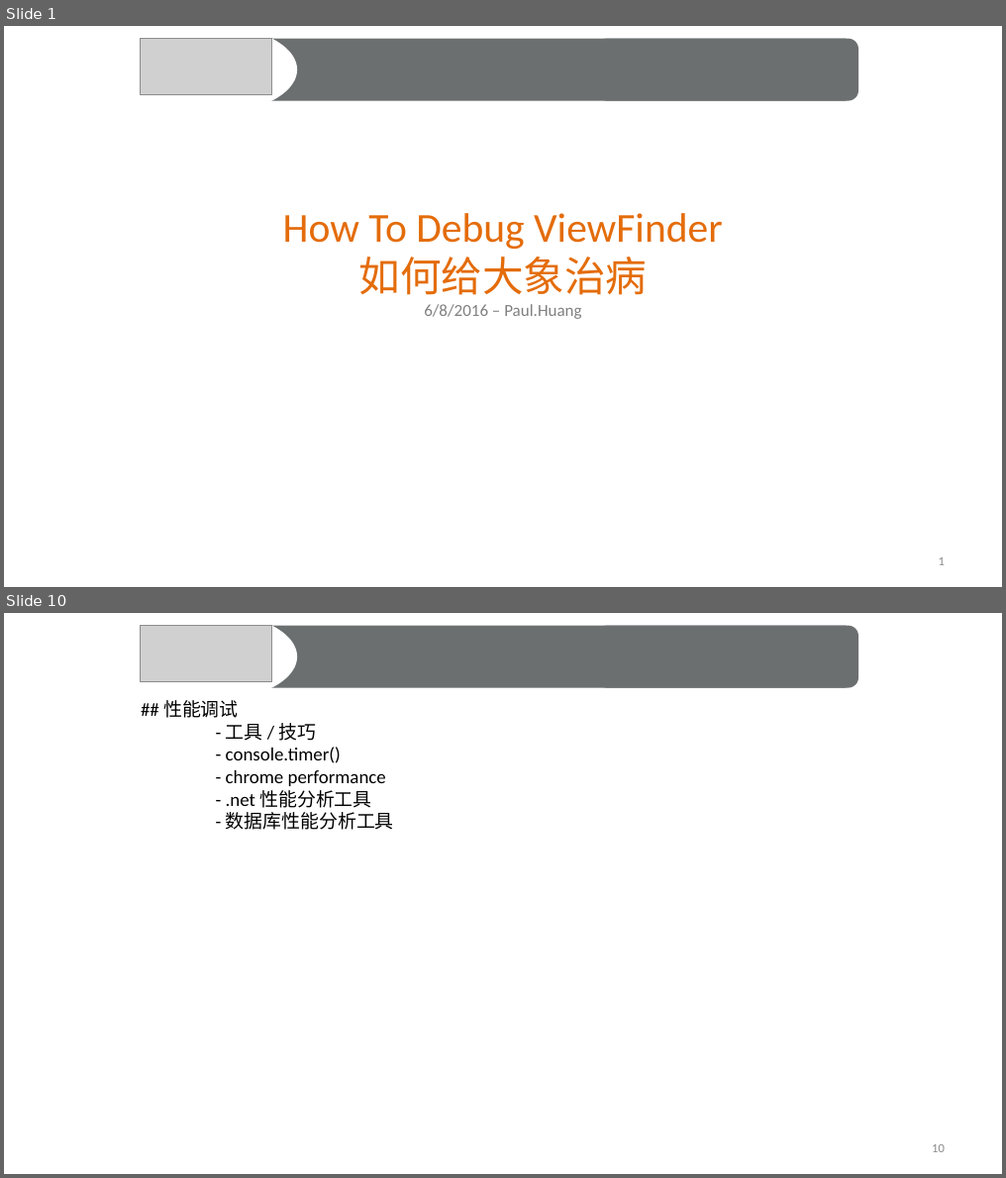
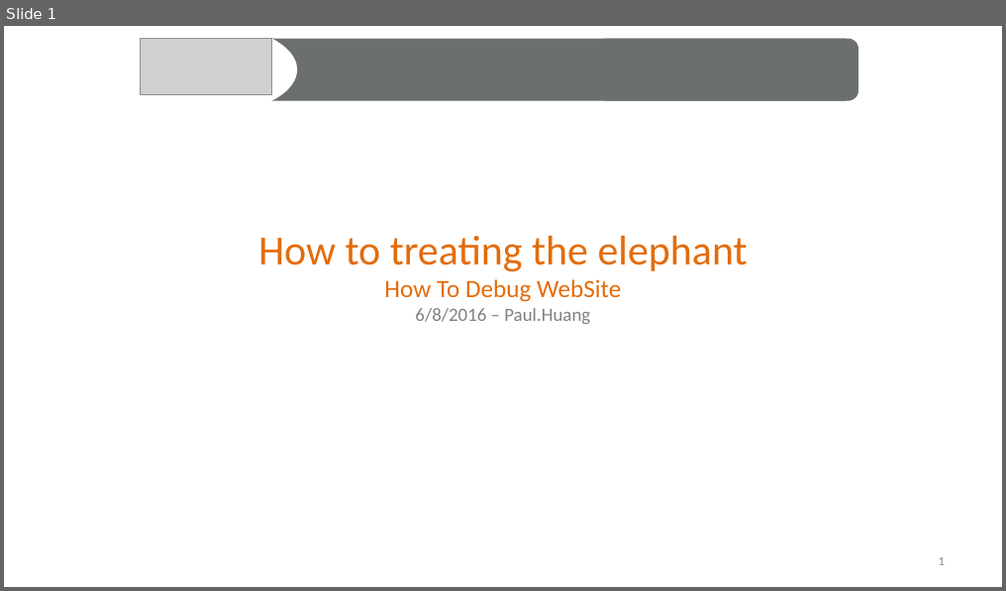
Before and after one commit to rainbow494/blog.zuoshachi.com, a slide deck: examples/how-to-debug-website/how-to-debug-viewfinder.pptx. Shown one above the other, each under a label of ours: slides 1 and 10 before the commit, slide 1 after it; the slides between them are not shown. The pictures are 1006x1178 and 1006x591 pixels, drawn with LibreOffice and Linux fonts; fonts in the diff are those of the drawing; grey boxes stand for pictures. Boxes give left, top, right and bottom in pixels: in the first picture for what was removed or moved away, otherwise in the second. Text is boxed around its words. In the diff, an @@ line names an element or a change of style, - is before the commit and + after.

```diff
--- a/examples/how-to-debug-website/how-to-debug-viewfinder.pptx
+++ b/examples/how-to-debug-website/how-to-debug-viewfinder.pptx
@@ slide 10 removed at [4,613,1002,1174], background #FFFFFF @@
@@ ellipse removed at [129,613,297,700] @@
@@ picture removed at [141,626,272,682] @@
@@ rectangle removed at [197,626,846,688] @@
@@ rounded rectangle removed at [597,626,859,688] @@
@@ text removed at [163,700,394,830] @@
-## 性能调试
-- 工具 / 技巧
-- console.timer()
-- chrome performance
-- .net 性能分析工具
-- 数据库性能分析工具
@@ page number removed at [932,1145,944,1153] @@
-10
@@ slide 1 changed as well @@
@@ title at [258,236,747,324]: text changed; size 39.6 to 40 pt @@
-How To Debug ViewFinder
-如何给大象治病
-6/8/2016 – Paul.Huang
+How to treating the elephant
+How To Debug WebSite
+6/8/2016 – Paul.Huang
```
Also in this commit, not shown: 2 other slides changed, 17 slides added, 7 other slides removed, 1 other file.
